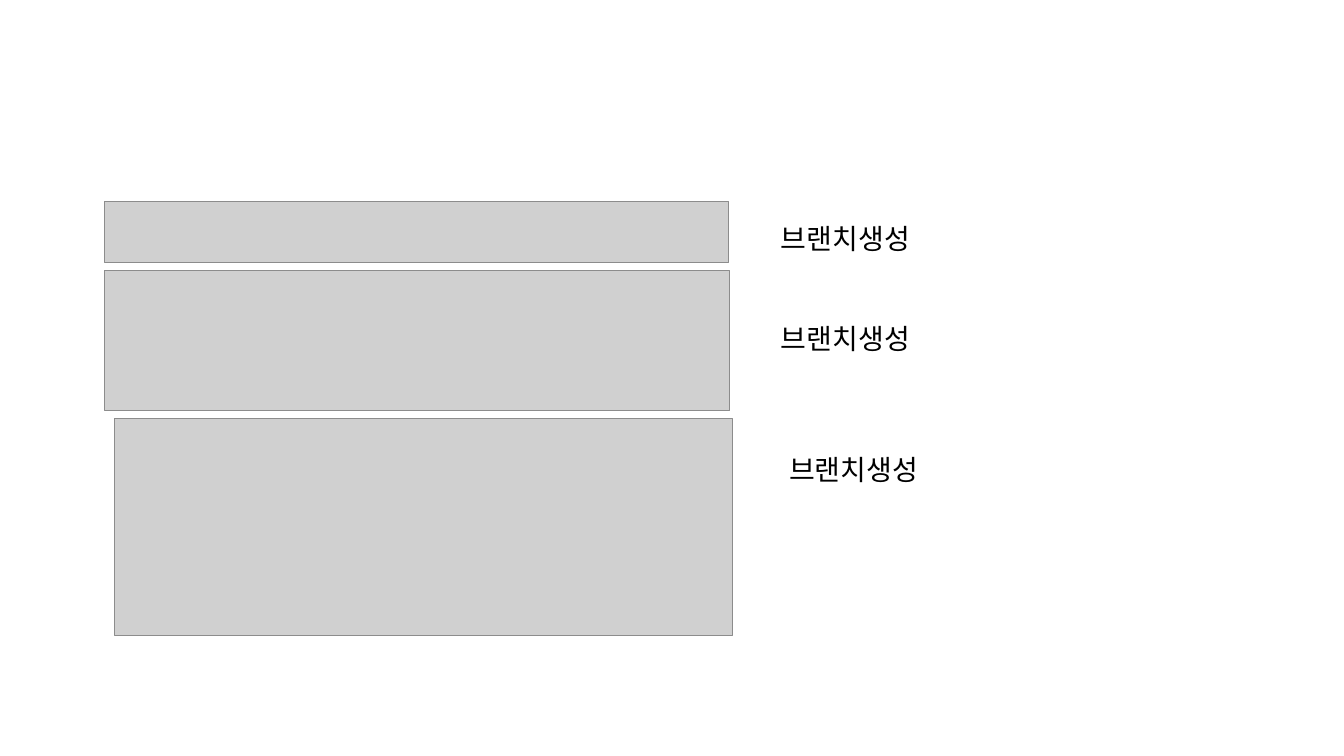
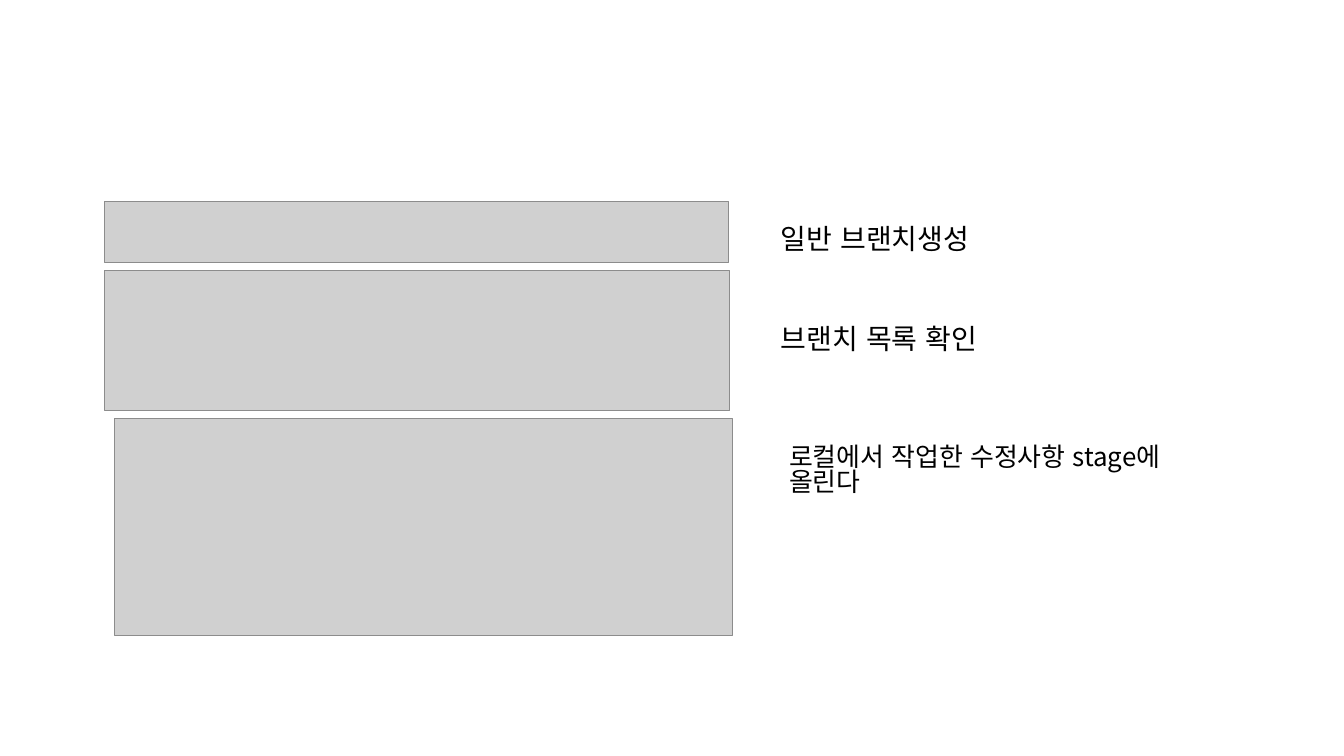
Before and after one commit to Kimxxunu/SW_777, a slide deck: slide 8 of 오픈소스 이해 7조 9주차 실습.pptx (slide 7 before the commit). Drawn at 1344x756 pixels with LibreOffice and Linux fonts; fonts in the diff are those of the drawing; grey boxes stand for pictures. Boxes give left, top, right and bottom in pixels: in the first picture for what was removed or moved away, otherwise in the second. Text is boxed around its words. In the diff, an @@ line names an element or a change of style, - is before the commit and + after.

Commit message:
ppt 수정

```diff
--- a/오픈소스 이해 7조 9주차 실습.pptx
+++ b/오픈소스 이해 7조 9주차 실습.pptx
@@ title at bbox=[781, 225, 969, 252]: text changed @@
-브랜치생성
+일반 브랜치생성
@@ text at bbox=[781, 325, 978, 352]: text changed @@
-브랜치생성
+브랜치 목록 확인
@@ text at bbox=[789, 444, 1161, 493]: text changed; size 20 to 18.5 pt @@
-브랜치생성
+로컬에서 작업한 수정사항 stage에 올린다
```
Also in this commit, not shown: 4 other slides changed, 5 slides added, 3 slides removed.
